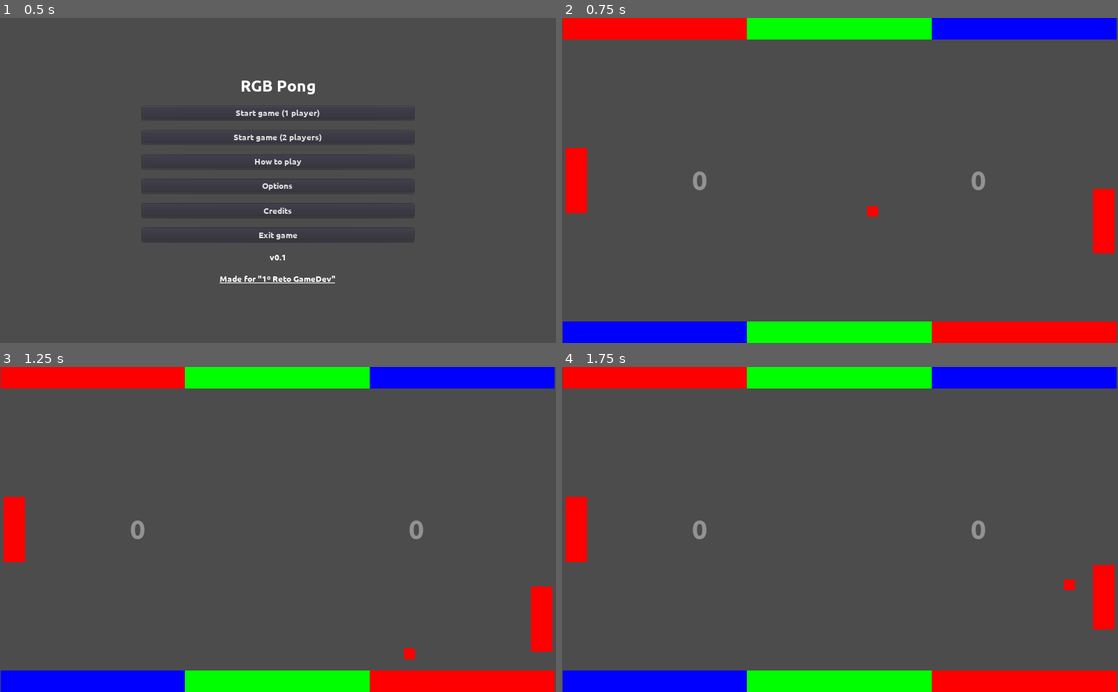
Above: before the commit, frames 1-4 (two rows, left to right).
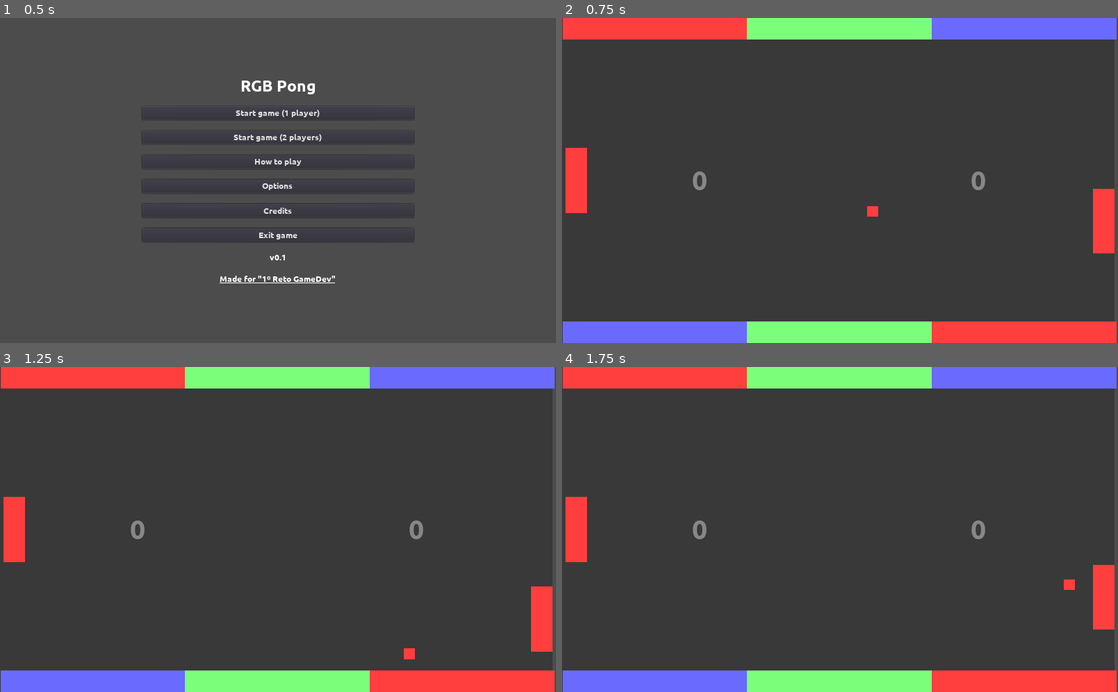
Above: after the commit, the same moments.

Repository: moisesjbc/1-retogamedev
Game: Godot game, scene res://menus/main_menu/main_menu.tscn
Two runs of this game, one before a commit and one after it. Both use one fixed random seed, a clock stepped at 60 frames per second and the inputs below.
Inputs:
- Up to frame 1 (0.5 s): no input
- Up to frame 2 (0.75 s): click "Start game (1 player)" at 0.5 s
- Up to frame 3 (1.25 s): no input
- Up to frame 4 (1.75 s): no input

Frame 1 is identical in both runs. In frame 2, 15% of the frame differs, in the area x 0-100%, y 0-100%; in frame 3, 15%; in frame 4, 15%.

Commit message:
Some colors adjustments

Diff:
--- a/godot-project/globals/global.gd
+++ b/godot-project/globals/global.gd
@@ -4,6 +4,8 @@
 var n_players = 1
 
 var colors = [
+	[Color("#ff3e3e"), Color("#7bff7b"), Color("#6a6aff")],
+	[Color("#ff6666"), Color("#66ff66"), Color("#6666ff")],
 	[Color("#ff0000"), Color("#00ff00"), Color("#0000ff")],
 	[Color("#786719"), Color("#fff000"), Color("#0059e3")],
 	[Color("#bba300"), Color("#665944"), Color("#2017ff")],
--- a/godot-project/main/main.tscn
+++ b/godot-project/main/main.tscn
@@ -8,6 +8,7 @@
 [ext_resource path="res://main/ball/ball.tscn" type="PackedScene" id=6]
 [ext_resource path="res://fonts/Ubuntu-B.ttf" type="DynamicFontData" id=7]
 [ext_resource path="res://main/score.gd" type="Script" id=8]
+[ext_resource path="res://textures/white_texture.png" type="Texture" id=9]
 
 [sub_resource type="DynamicFont" id=1]
 size = 50
@@ -16,6 +17,12 @@
 [node name="main" type="Node2D"]
 pause_mode = 1
 script = ExtResource( 1 )
+
+[node name="background_sprite" type="Sprite" parent="."]
+modulate = Color( 0.223529, 0.223529, 0.223529, 1 )
+position = Vector2( 507.829, 299.383 )
+scale = Vector2( 254.914, 150.691 )
+texture = ExtResource( 9 )
 
 [node name="gui" type="CanvasLayer" parent="."]
 
Not shown: 1 places in godot-project/main/main.tscn that only renumber resources
